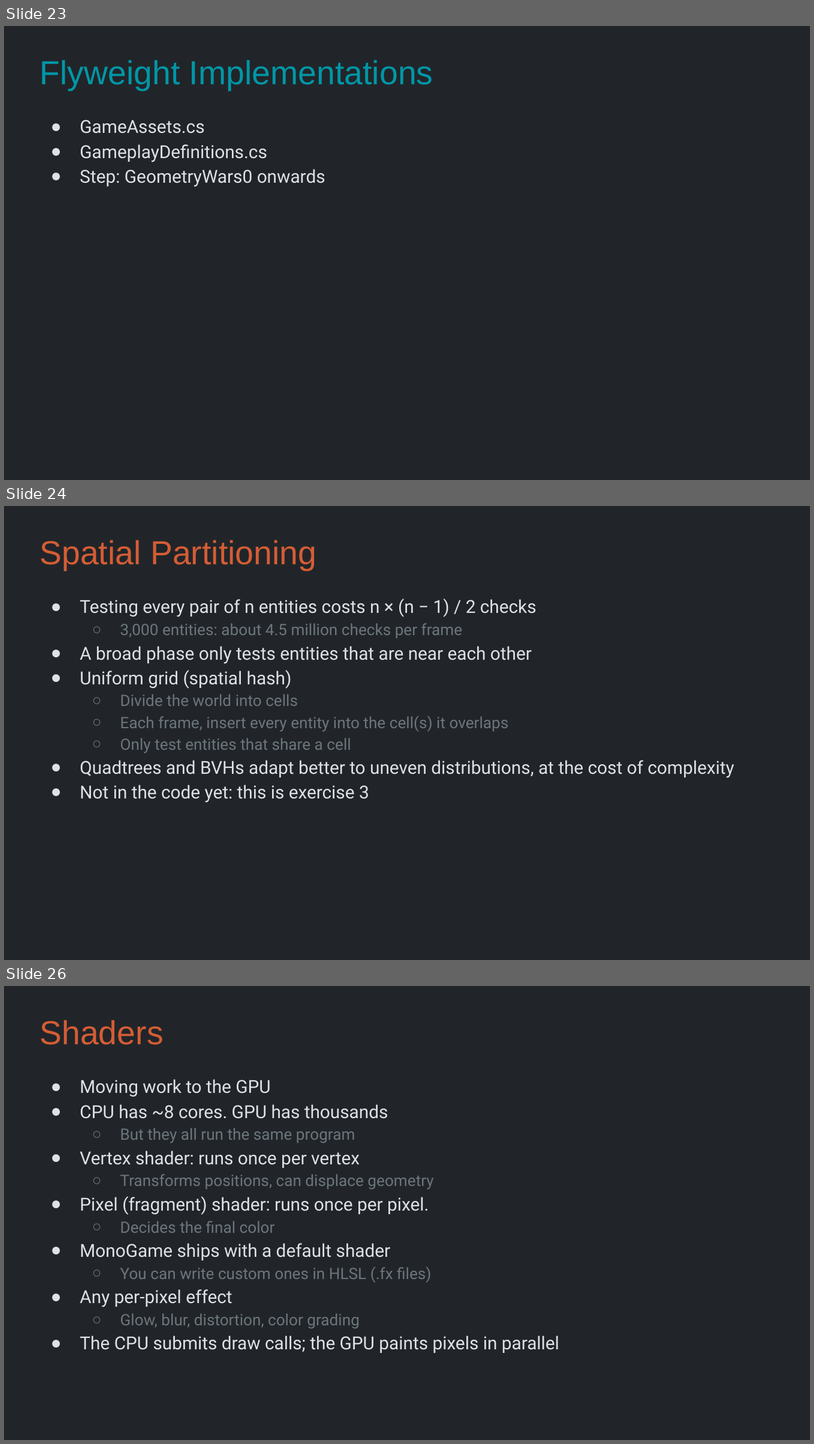
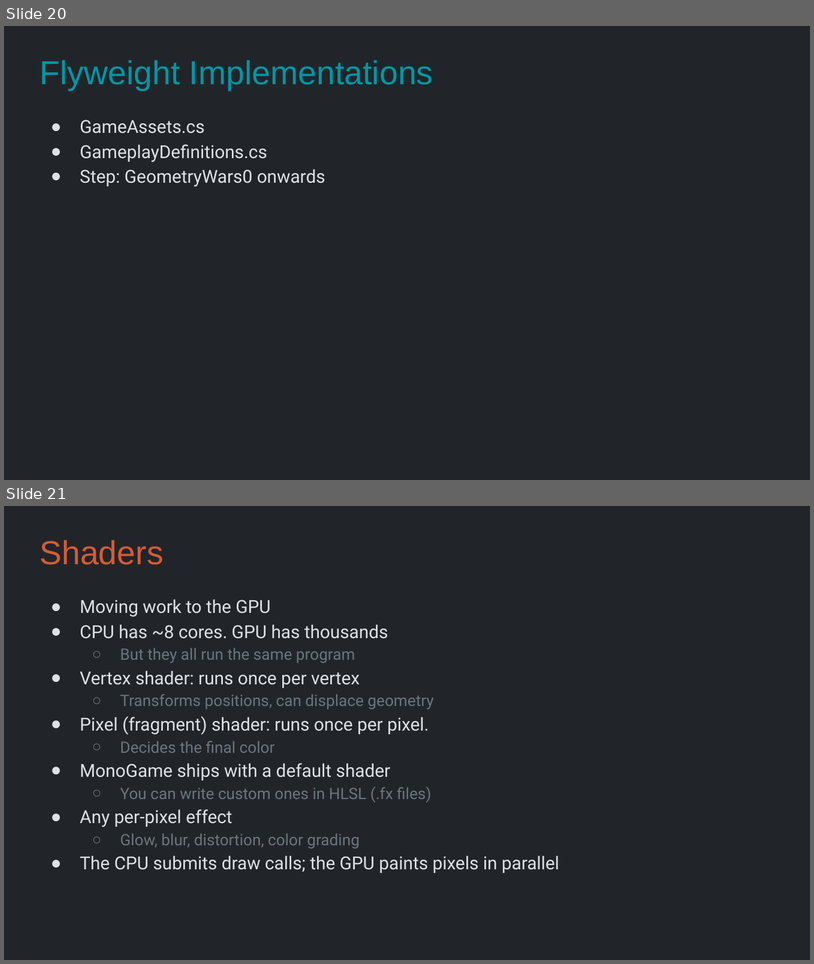
Before and after one commit to Metamate/gar, a slide deck: slides/11 Geometry Wars.pptx. Shown one above the other, each under a label of ours: slides 23, 24 and 26 before the commit, slides 20 and 21 after it; the slides between them are not shown. The pictures are 814x1444 and 814x964 pixels, drawn with LibreOffice and Linux fonts; fonts in the diff are those of the drawing. Boxes give left, top, right and bottom in pixels: in the first picture for what was removed or moved away, otherwise in the second. Text is boxed around its words. In the diff, an @@ line names an element or a change of style, - is before the commit and + after.

```diff
--- a/slides/11 Geometry Wars.pptx
+++ b/slides/11 Geometry Wars.pptx
@@ slide 24 removed at (4, 506, 810, 960), background #212529 @@
@@ title removed at (39, 540, 317, 570) @@
-Spatial Partitioning
@@ text removed at (80, 598, 734, 802) @@
-● Testing every pair of n entities costs n × (n − 1) / 2 checks
-  ○ 3,000 entities: about 4.5 million checks per frame
-● A broad phase only tests entities that are near each other
-● Uniform grid (spatial hash)
-  ○ Divide the world into cells
-  ○ Each frame, insert every entity into the cell(s) it overlaps
-  ○ Only test entities that share a cell
-● Quadtrees and BVHs adapt better to uneven distributions, at the cost of complexity
-● Not in the code yet: this is exercise 3
@@ what was slide 23 is now slide 20 @@
@@ what was slide 26 is now slide 21 @@
```
Also in this commit, not shown: 6 slides changed, 4 slides added, 8 other slides removed, 3 other files.
